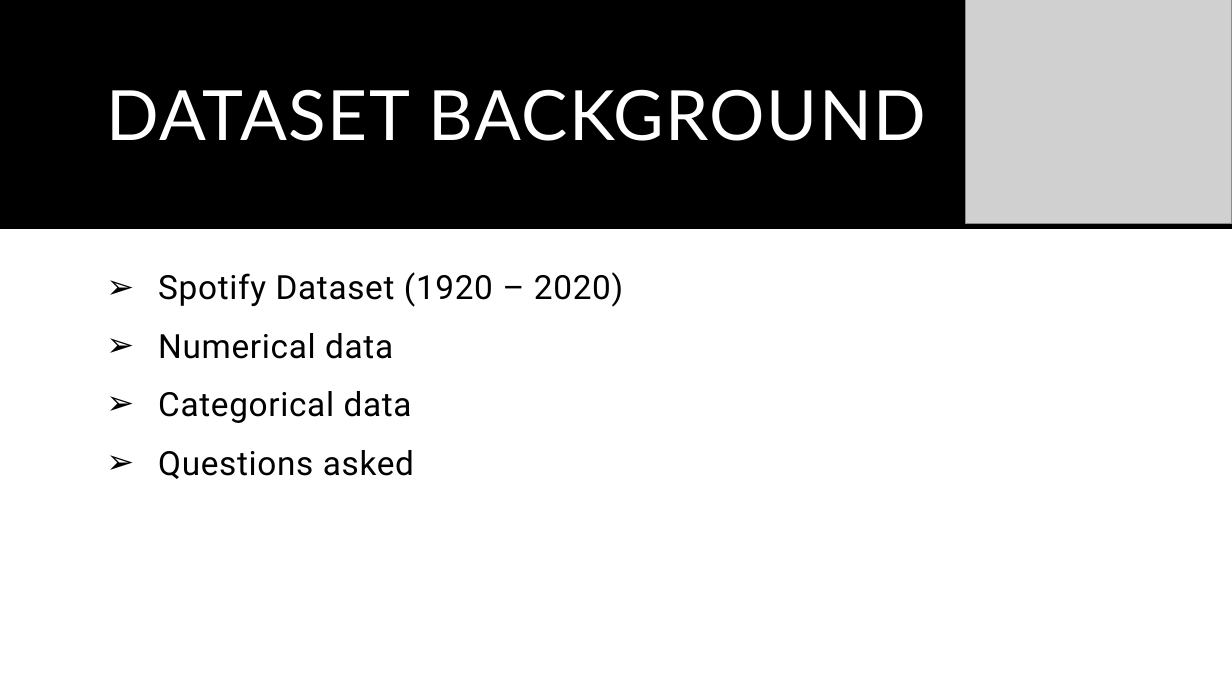
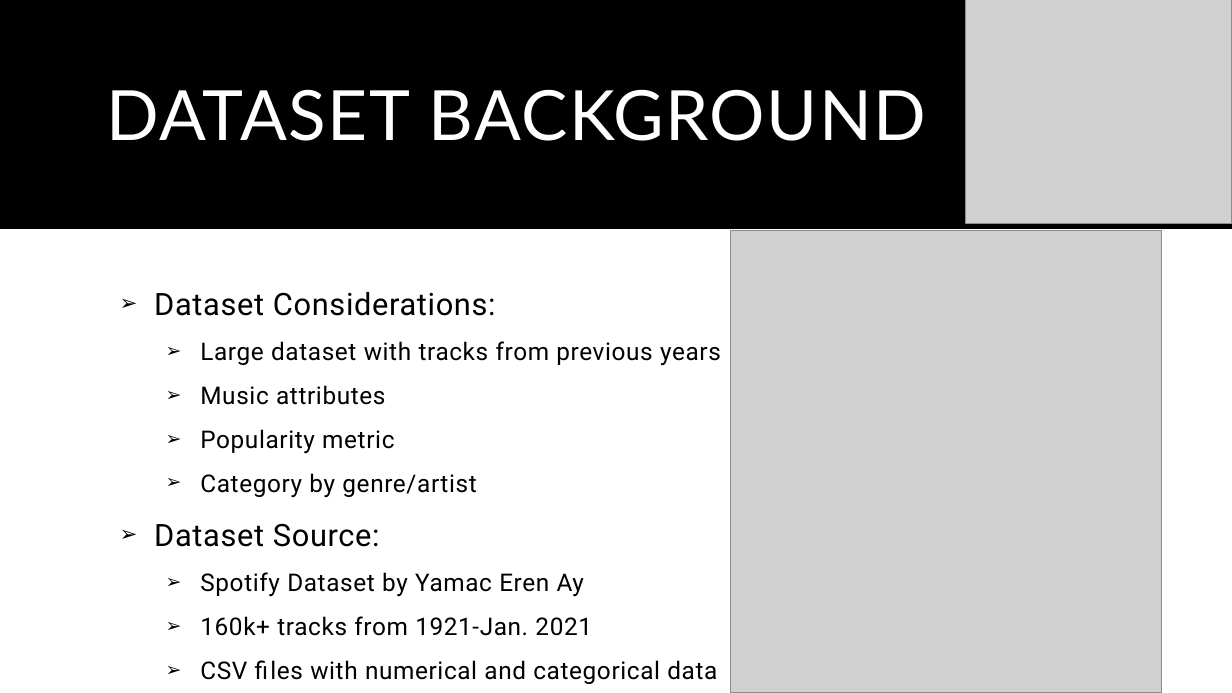
Before and after one commit to shchee5/TurnUptheData, a slide deck: slide 3 of Turn Up The Data.pptx. Drawn at 1232x693 pixels with LibreOffice and Linux fonts; fonts in the diff are those of the drawing; grey boxes stand for pictures. Boxes give left, top, right and bottom in pixels: in the first picture for what was removed or moved away, otherwise in the second. Text is boxed around its words. In the diff, an @@ line names an element or a change of style, - is before the commit and + after.

```diff
--- a/Turn Up The Data.pptx
+++ b/Turn Up The Data.pptx
@@ picture added at <box>731,231,1163,693</box> @@
@@ text at <box>154,292,721,684</box>: text changed; size 26 to 19 pt @@
-➢ Spotify Dataset (1920 – 2020)
-➢ Numerical data
-➢ Categorical data
-➢ Questions asked
+➢ Dataset Considerations:
+  ➢ Large dataset with tracks from previous years
+  ➢ Music attributes
+  ➢ Popularity metric
+  ➢ Category by genre/artist
+➢ Dataset Source:
+  ➢ Spotify Dataset by Yamac Eren Ay
+  ➢ 160k+ tracks from 1921-Jan. 2021
+  ➢ CSV files with numerical and categorical data
```
Also in this commit, not shown: 5 other slides changed, 8 slides added, 3 slides removed.
